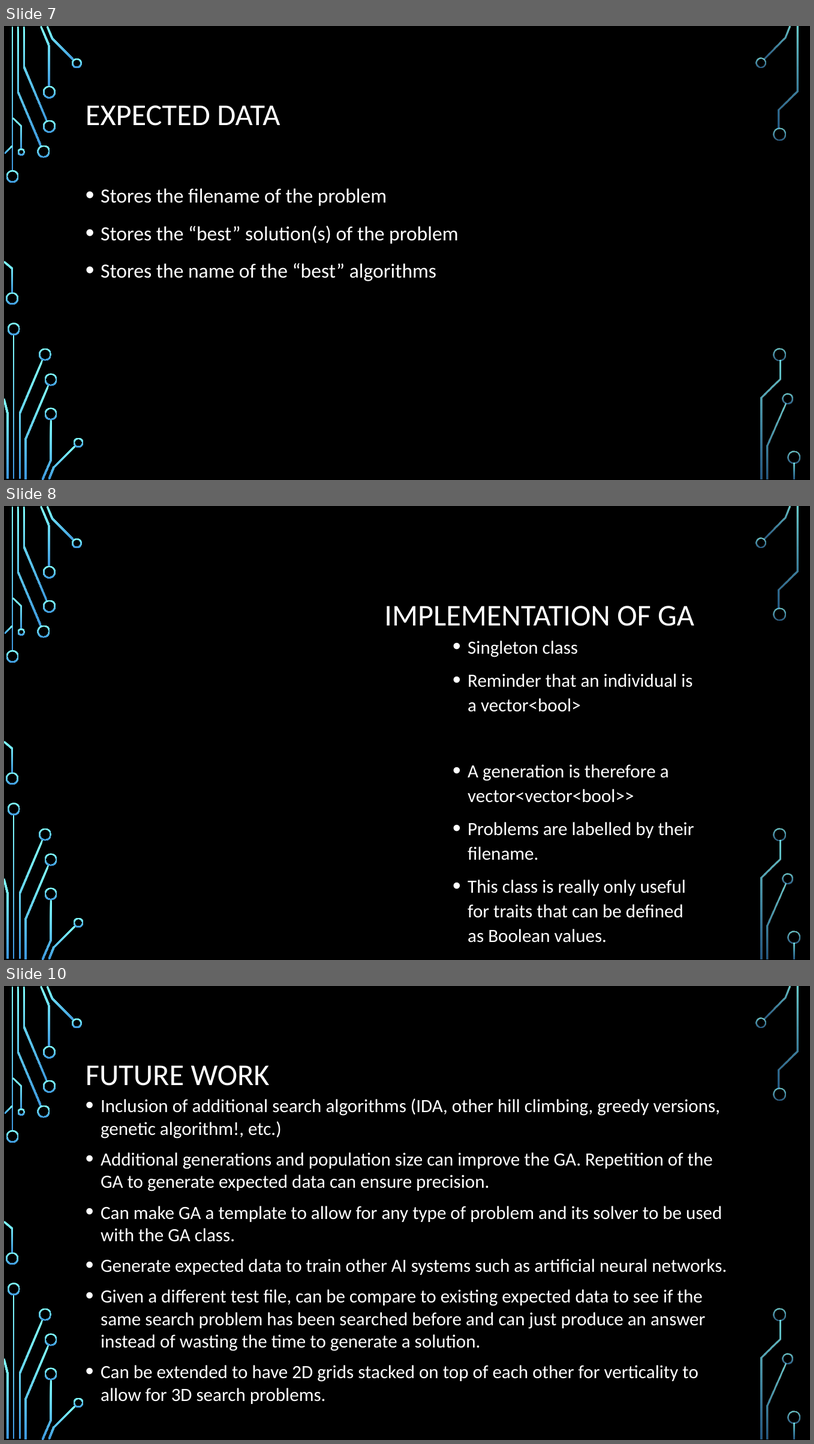
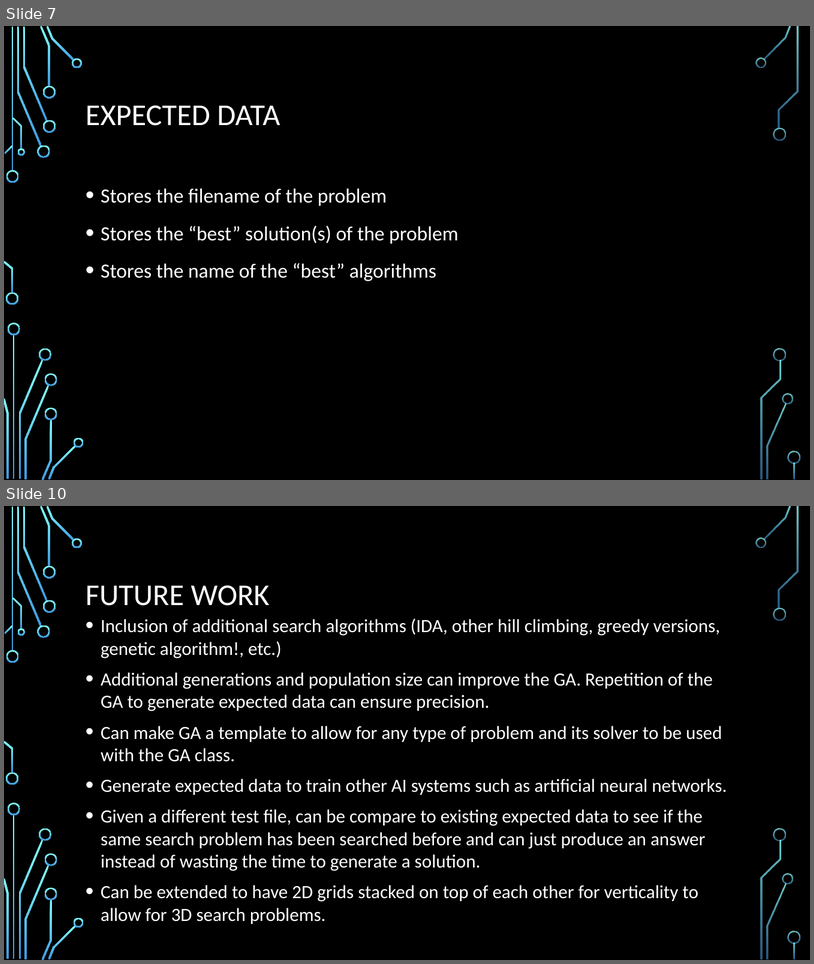
Before and after one commit to GeorgeQLe/GeneticAlgorithm, a slide deck: Using Genetic Algorithm as a Metaheuristic for Search.pptx. Shown one above the other, each under a label of ours: slides 7, 8 and 10 before the commit, slides 7 and 10 after it; the slides between them are not shown. The pictures are 814x1444 and 814x964 pixels, drawn with LibreOffice and Linux fonts; fonts in the diff are those of the drawing; background and template pictures are left out. Boxes give left, top, right and bottom in pixels: in the first picture for what was removed or moved away, otherwise in the second. Text is boxed around its words. In the diff, an @@ line names an element or a change of style, - is before the commit and + after.

```diff
--- a/Using Genetic Algorithm as a Metaheuristic for Search.pptx
+++ b/Using Genetic Algorithm as a Metaheuristic for Search.pptx
@@ slide 8 removed at [4,506,810,960], background picture (left out); not listed: 36 template elements that a slide beside it also shows @@
@@ title removed at [384,606,695,626] @@
-IMPLEMENTATION OF GA
@@ text removed at [468,640,695,942] @@
-• Singleton class
-• Reminder that an individual is a vector<bool>
-• A generation is therefore a vector<vector<bool>>
-• Problems are labelled by their filename.
-• This class is really only useful for traits that can be defined as Boolean values.
```
Also in this commit, not shown: 4 slides changed, 2 slides added, 1 other slide removed, 40 other files.
